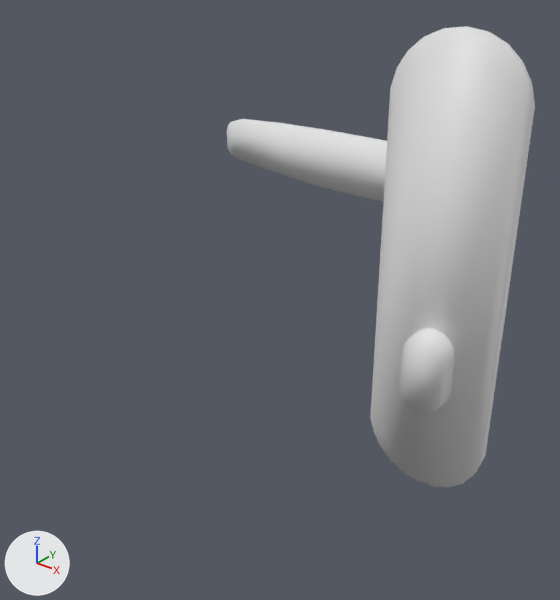
A saved change to the glTF model Data/Models/Doors/Handles/GLB/handle_04.glb.
Both versions are drawn from a 50 mm lens placed at (0.1037, -0.2075, 0.0993), pointed at (-0.0336, -0.0359, -0.0071). Arrows for +X, +Y and +Z are at lower left; the lights stay in place. The older version comes first. Where no turn or scale is listed for an object, it has been applied to the vertices. Vertices at exactly the same position are counted once.

The first picture shows 'handle'.
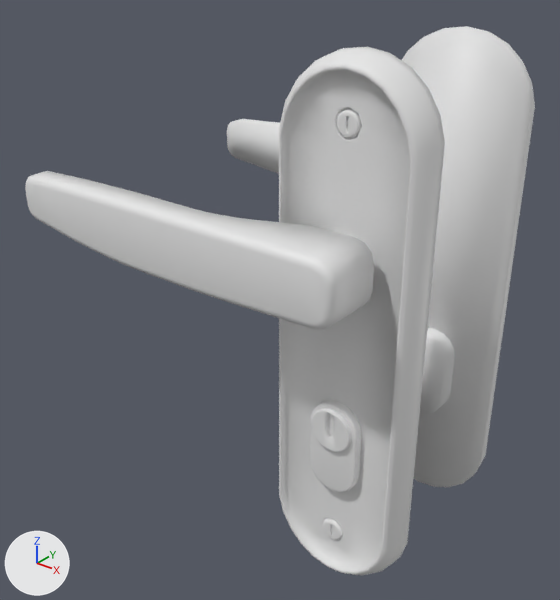
The newer file is also turned or shifted as a whole; pictures and numbers use the older file's frame.

Where the change shows, as pixel boxes (x1, y1, x2, y2) in the pictures (560 x 600 px):
'handle', reshaped (65% wider, 19% taller)
    before: (227, 26, 535, 487)
    after: (25, 26, 535, 576)
part 1 of me_cylinder_023, added
    after: (279, 46, 445, 576)
part 2 of me_cylinder_023, added
    after: (337, 109, 362, 138)
part 3 of me_cylinder_023, added
    after: (310, 400, 361, 492)
part 4 of me_cylinder_023, added
    after: (311, 408, 352, 452)
part 5 of me_cylinder_023, added
    after: (323, 518, 343, 540)
part 6 of me_cylinder_023, added
    after: (25, 171, 374, 330)

Diff of the bpy script that builds the scene:
```diff
--- a/Data/Models/Doors/Handles/GLB/handle_04.glb.py
+++ b/Data/Models/Doors/Handles/GLB/handle_04.glb.py
@@ me_cylinder_023 @@
 # used by ob_handle; location = (0.0, 0.0, 0.0)
-me_cylinder_023.from_pydata(...)  # 1108 vertices, 2168 faces; spans x -0.0961..0.0276, y -0.0152..0.0182, z -0.0751..0.0748
+me_cylinder_023.from_pydata(...)  # 2216 vertices, 4336 faces; spans x -0.0961..0.0276, y -0.0824..0.0182, z -0.0751..0.0748
+# me_cylinder_023 part 1: the loose piece of 274 vertices spanning x -0.0142..0.0276, y -0.0091..-0.0004, z -0.0751..0.0748 is copied, and the copy is mirrored in y about its middle, then moved by (0.0, -0.0547, 0.0); it spans x -0.0142..0.0276, y -0.0638..-0.0551, z -0.0751..0.0748
+# me_cylinder_023 part 2: the loose piece of 207 vertices spanning x 0.0035..0.0099, y -0.0085..-0.0021, z 0.0555..0.062 is copied, and the copy is mirrored in y about its middle, then moved by (0.0, -0.0537, 0.0); it spans x 0.0035..0.0099, y -0.0622..-0.0557, z 0.0555..0.062
+# me_cylinder_023 part 3: the loose piece of 90 vertices spanning x -0.0004..0.0147, y -0.0152..0.0, z -0.0431..-0.015 is copied, and the copy is mirrored in y about its middle, then moved by (0.0, -0.0491, 0.0); it spans x -0.0004..0.0147, y -0.0642..-0.049, z -0.0431..-0.015
+# me_cylinder_023 part 4: the loose piece of 116 vertices spanning x 0.0005..0.0133, y -0.0116..0.0011, z -0.0289..-0.0165 is copied, and the copy is mirrored in y about its middle, then moved by (0.0, -0.0537, 0.0); it spans x 0.0005..0.0133, y -0.0653..-0.0526, z -0.0289..-0.0165
+# me_cylinder_023 part 5: the loose piece of 207 vertices spanning x 0.0032..0.0102, y -0.0088..-0.0018, z -0.0627..-0.0556 is copied, and the copy is mirrored in y about its middle, then moved by (0.0, -0.0537, 0.0); it spans x 0.0032..0.0102, y -0.0625..-0.0554, z -0.0627..-0.0556
+# me_cylinder_023 part 6: the loose piece of 170 vertices spanning x -0.0961..0.0177, y 0.0011..0.0182, z 0.0149..0.0339 is copied, and the copy is mirrored in y about its middle, then moved by (0.0, -0.0835, 0.0); it spans x -0.0961..0.0177, y -0.0824..-0.0654, z 0.0149..0.0339
+# other edits to the shape of me_cylinder_023 do not show in these pictures
 me_cylinder_023.materials.append(mat_material)
```
